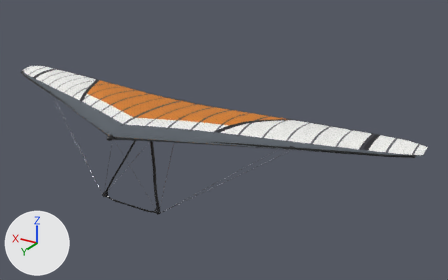
The Blender file assets/source/glider_air_rev.blend, before and after one commit.
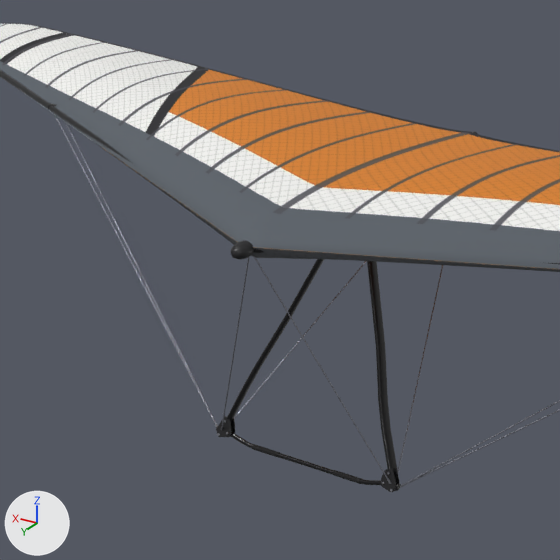
The first picture shows the older version from a 50 mm lens placed at (-7.15, 9.23, 4.51), pointed at (-1.13, -0.81, -0.5). The close-ups show the older and then the newer version on the part from 7% to 47% of the width and 21% to 84% of the height of that picture. Only the edits that show in the close-ups are written down. Lighting does not change. The marker at lower left points along +X, +Y and +Z.

Script lines for the objects in view, before the commit:
```python
me_controlframe = bpy.data.meshes.new('ControlFrame')
me_controlframe.from_pydata(...)  # 3970 vertices, 1970 faces; spans x -3.01..3.01, y -1.0..1.27, z -1.56..0.09
# faces by material slot: [194, 748, 142, 128, 658, 36, 64]
me_controlframe.materials.append(mat_fitting)  # black #19191c
me_controlframe.materials.append(mat_steel)  # grey #9ea1a8
me_controlframe.materials.append(mat_webbing)  # dark blue #1f294c
me_controlframe.materials.append(mat_webbingbackup)  # red #9e1912
me_controlframe.materials.append(mat_tube_air_rev)  # black #0f0f12
me_controlframe.materials.append(mat_grip)  # black #121213
me_controlframe.materials.append(mat_wire)  # grey #8c8f99
me_frame = bpy.data.meshes.new('Frame')
me_frame.from_pydata(...)  # 1166 vertices, 1000 faces; spans x -4.92..4.92, y -1.08..1.42, z -0.1..0.2
# faces by material slot: [860, 140]
me_frame.materials.append(mat_tube_air_rev)  # black #0f0f12
me_frame.materials.append(mat_fitting)  # black #19191c
me_sail = bpy.data.meshes.new('Sail')
me_sail.from_pydata(...)  # 3838 vertices, 3600 faces; spans x -5.02..5.02, y -1.48..1.32, z -0.08..0.26
me_sail.polygons.foreach_set('use_smooth', [True] * 3600)
me_sail.materials.append(mat_sail_air_rev)  # picture img_glider_air_rev_sail
ob_controlframe = bpy.data.objects.new('ControlFrame', me_controlframe)
ob_controlframe.location = (0.0, 0.0, 0.0)
ob_frame = bpy.data.objects.new('Frame', me_frame)
ob_frame.location = (0.0, 0.0, 0.0)
ob_sail = bpy.data.objects.new('Sail', me_sail)
ob_sail.location = (0.0, 0.0, 0.0)
```
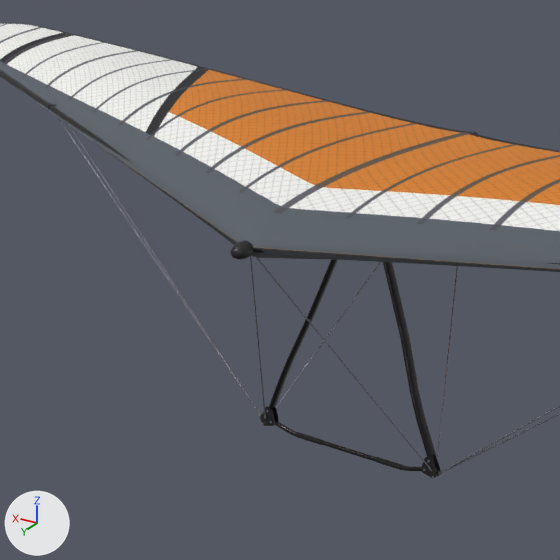
The newer file is also turned or shifted as a whole; pictures and numbers use the older file's frame.

The edits, one by one:
me_controlframe is used by ob_controlframe; location (0.0, 0.0, 0.0).
me_controlframe had 3970 vertices, 1970 faces and spanned x -3.01..3.01, y -1.0..1.27, z -1.56..0.09.
me_controlframe now has 3970 vertices, 1970 faces and spans x -3.01..3.01, y -1.0..1.27, z -1.67..0.09.
me_controlframe part 1: 3762 of 3970 vertices moved; they spanned x -0.76..0.76, y -0.05..0.94, z -1.56..0.09 and now span x -0.76..0.76, y 0.11..0.52, z -1.67..0.09; mean shift (0.0, -0.29, -0.08); largest move (-0.68, 0.93, -1.52) -> (-0.68, 0.5, -1.64).
Other edits to the shape of me_controlframe do not show in these pictures.

What differs and where, as boxes (x1, y1, x2, y2) in the close-ups (560 x 560 px):
'ControlFrame', reshaped: before (54, 114, 560, 492); after (56, 116, 560, 478)
